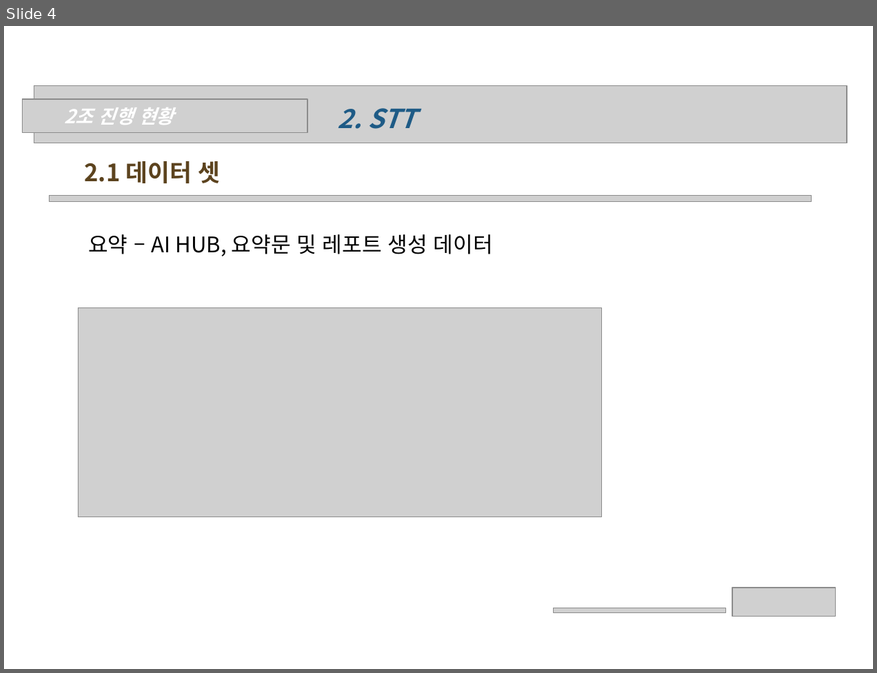
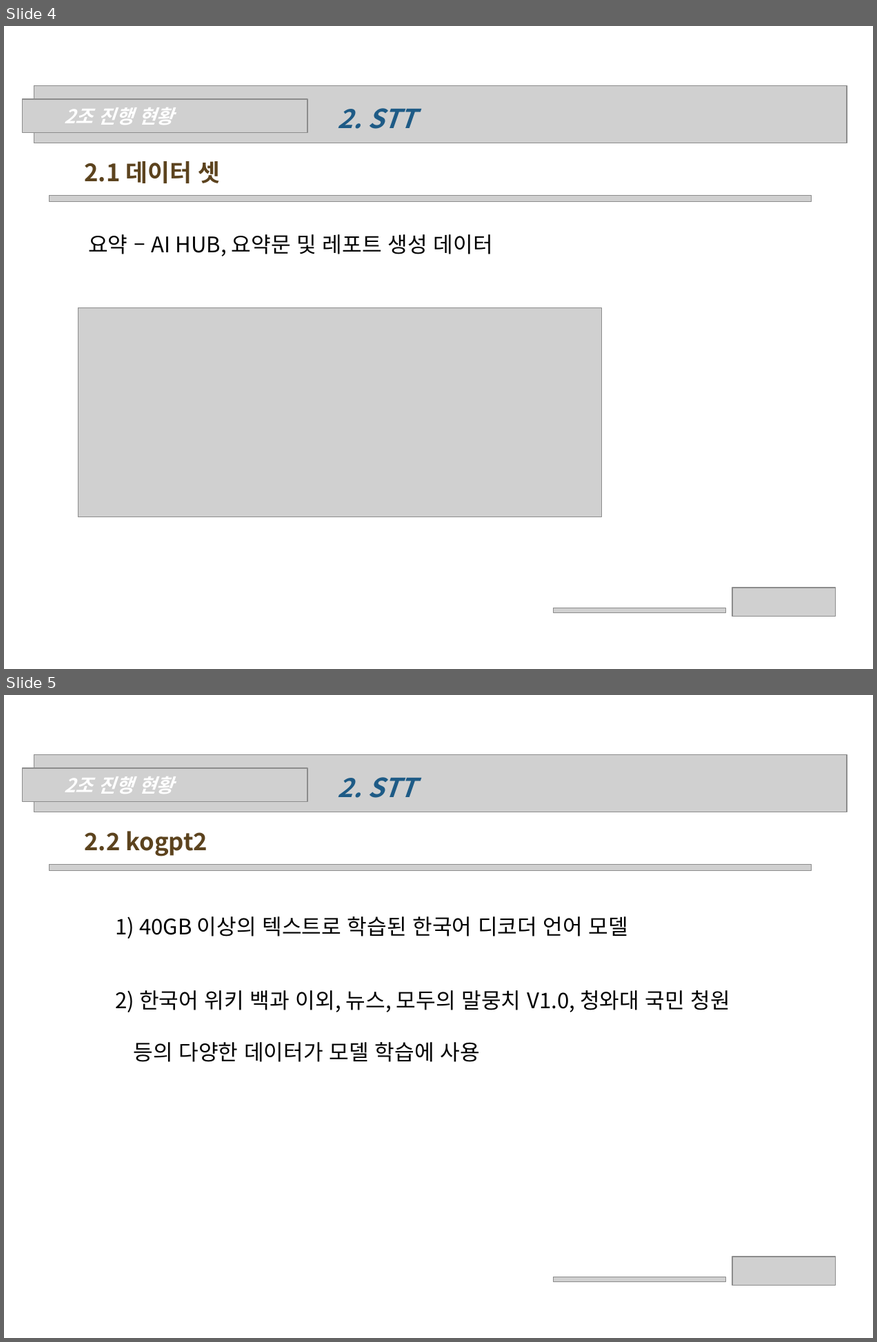
Before and after one commit to wonchul98/audio-to-summary, a slide deck: ppt/0522_2조_나현희_신원철.pptx. Shown one above the other, each under a label of ours: slide 4 before the commit, slides 4 and 5 after it. The pictures are 877x673 and 877x1342 pixels, drawn with LibreOffice and Linux fonts; fonts in the diff are those of the drawing; grey boxes stand for pictures; background and template pictures are left out. Boxes give left, top, right and bottom in pixels: in the first picture for what was removed or moved away, otherwise in the second. Text is boxed around its words. In the diff, an @@ line names an element or a change of style, - is before the commit and + after.

```diff
--- a/ppt/0522_2조_나현희_신원철.pptx
+++ b/ppt/0522_2조_나현희_신원철.pptx
@@ slide 5 added at [4,695,873,1338], background picture (left out) @@
@@ picture added at [34,754,848,812] @@
@@ picture added at [22,768,308,802] @@
@@ text added at [64,776,174,794], 16 pt, text #FFFFFF, bold, italic @@
+2조 진행 현황
@@ text added at [338,777,416,798], 22 pt, text #1E5B86, bold, italic @@
+2. STT
@@ text added at [85,831,208,856], 20 pt, text #5C431E, bold @@
+2.2 kogpt2
@@ picture added at [49,865,811,871] @@
@@ text added at [115,916,628,939], 18 pt, text #000000 @@
+1) 40GB 이상의 텍스트로 학습된 한국어 디코더 언어 모델
@@ text added at [115,990,731,1062], 18 pt, text #000000 @@
+2) 한국어 위키 백과 이외, 뉴스, 모두의 말뭉치 V1.0, 청와대 국민 청원
+등의 다양한 데이터가 모델 학습에 사용
@@ picture added at [733,1257,835,1285] @@
@@ picture added at [553,1277,726,1281] @@
```
Also in this commit, not shown: 2 slides changed, 4 other slides added, 1 other file.
